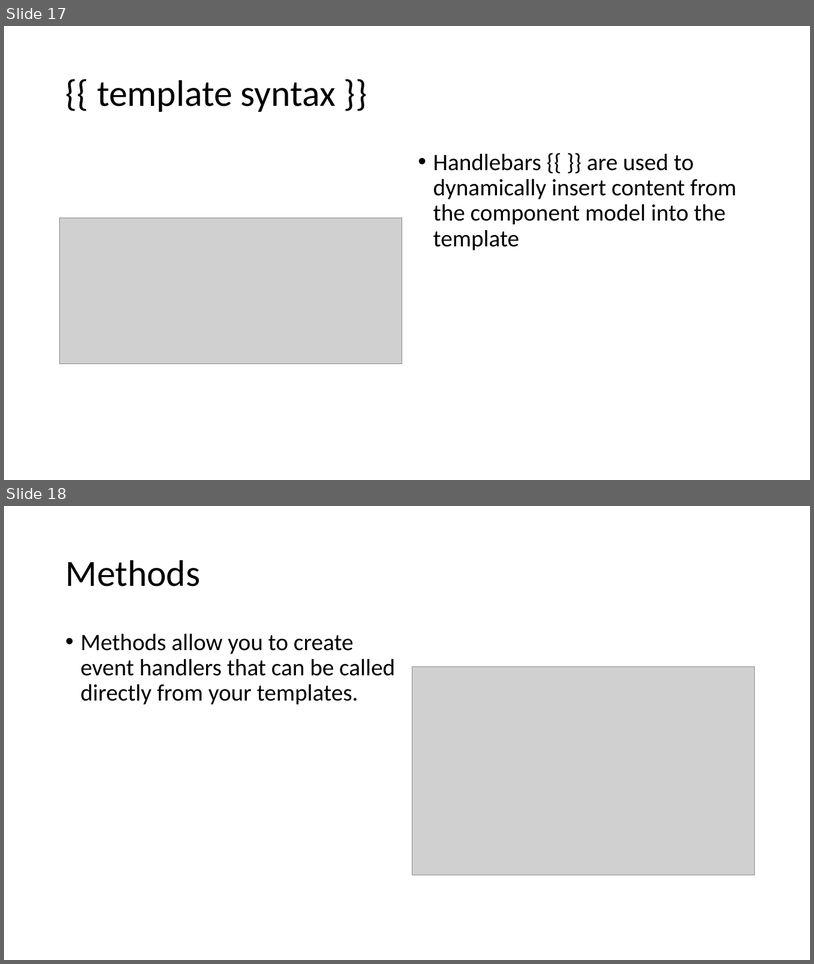
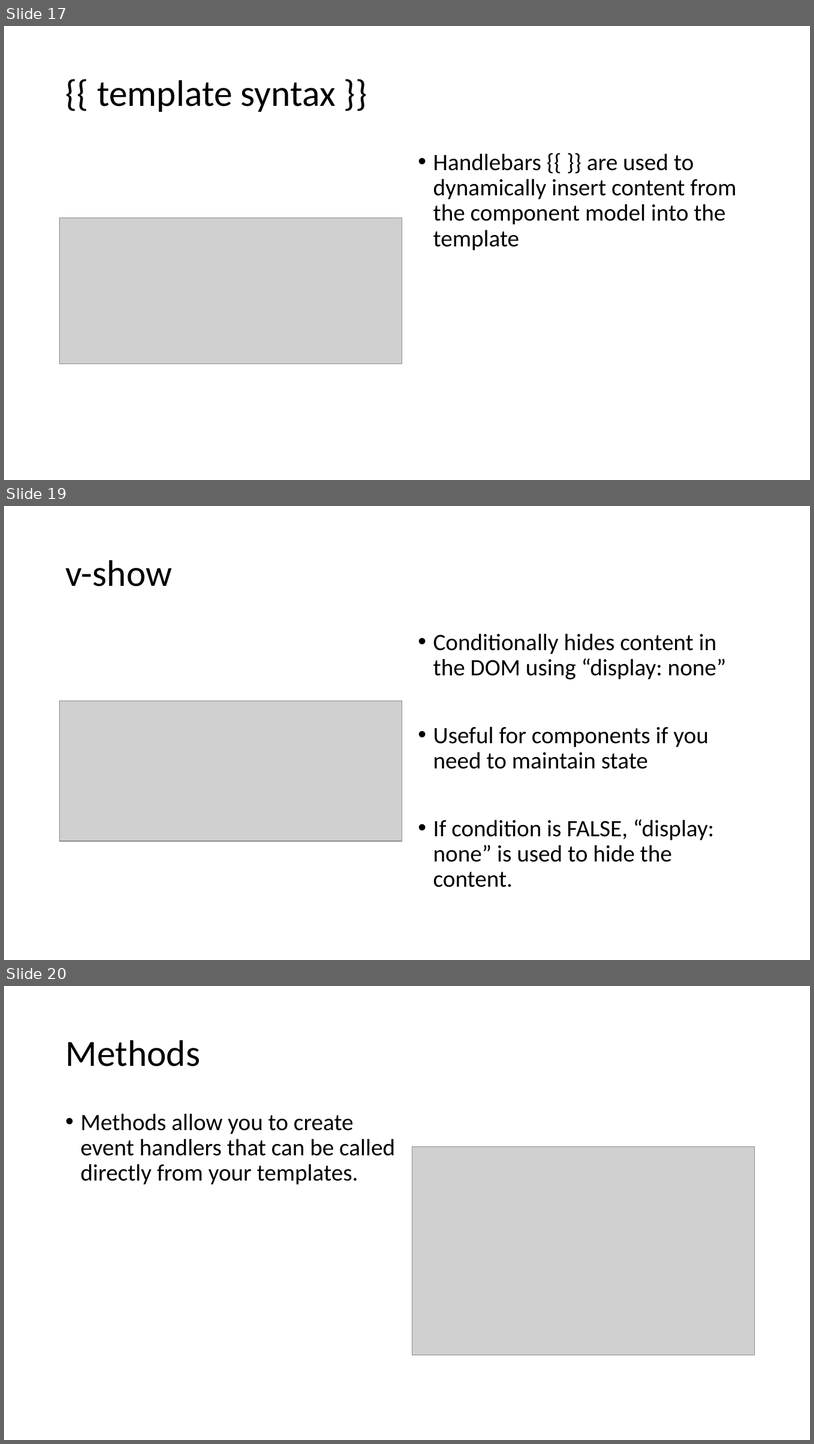
Before and after one commit to 1kevgriff/Workshop-SPA-with-ASPNETCORE-VueJS, a slide deck: Slides/3_VueJS.pptx. Shown one above the other, each under a label of ours: slides 17 and 18 before the commit, slides 17, 19 and 20 after it; the slides between them are not shown. The pictures are 814x964 and 814x1444 pixels, drawn with LibreOffice and Linux fonts; fonts in the diff are those of the drawing; grey boxes stand for pictures. Boxes give left, top, right and bottom in pixels: in the first picture for what was removed or moved away, otherwise in the second. Text is boxed around its words. In the diff, an @@ line names an element or a change of style, - is before the commit and + after.

```diff
--- a/Slides/3_VueJS.pptx
+++ b/Slides/3_VueJS.pptx
@@ slide 19 added at (4,506,810,960), background #FFFFFF @@
@@ title added at (65,560,172,586), 44 pt, text #000000 @@
+v-show
@@ text added at (434,633,727,887), 28 pt, text #000000 @@
+• Conditionally hides content in the DOM using “display: none”
+• Useful for components if you need to maintain state
+• If condition is FALSE, “display: none” is used to hide the content.
@@ picture added at (60,701,402,841) @@
@@ what was slide 18 is now slide 20 @@
```
Also in this commit, not shown: 1 slide changed, 1 other slide added.
